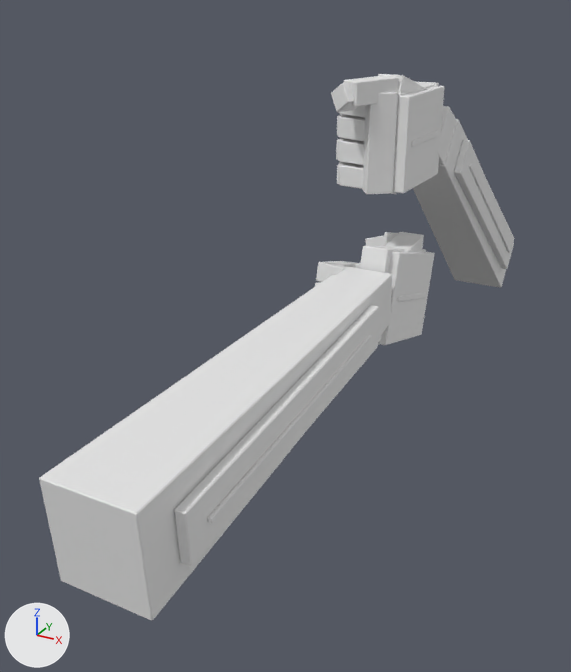
Before and after pictures for a commit that changed the glTF model assets/models/hands/hands.glb.
Camera for both pictures: a 50 mm lens placed at (0.307, -0.737, 0.218), pointed at (-0.04, -0.107, -0.097). The axes (+X, +Y, +Z) are drawn at lower left. The lights are the same throughout. The older version comes first. Vertices at exactly the same position are counted once.

The older version as bpy lines, for what is in view:
```python
me_hand_katana = bpy.data.meshes.new('hand_katana')
me_hand_katana.from_pydata(...)  # 832 vertices, 1524 faces; spans x -0.034..0.071, y -0.068..0.404, z -0.178..0.146
# faces by material slot: [836, 616, 72]
me_hand_katana.materials.append(mat_armor)  # white #e7e7e7
me_hand_katana.materials.append(mat_joint)  # white #e7e7e7
me_hand_katana.materials.append(mat_glow)  # white #e7e7e7
me_hand_shotgun = bpy.data.meshes.new('hand_shotgun')
me_hand_shotgun.from_pydata(...)  # 738 vertices, 1352 faces; spans x -0.045..0.083, y -0.473..0.075, z -0.126..-0.003
# faces by material slot: [792, 484, 76]
me_hand_shotgun.materials.append(mat_armor)  # white #e7e7e7
me_hand_shotgun.materials.append(mat_joint)  # white #e7e7e7
me_hand_shotgun.materials.append(mat_glow)  # white #e7e7e7
ob_hand_katana = bpy.data.objects.new('hand_katana', me_hand_katana)
ob_hand_katana.location = (0.0, 0.0, 0.0)
ob_hand_shotgun = bpy.data.objects.new('hand_shotgun', me_hand_shotgun)
ob_hand_shotgun.location = (0.0, 0.0, 0.0)
```
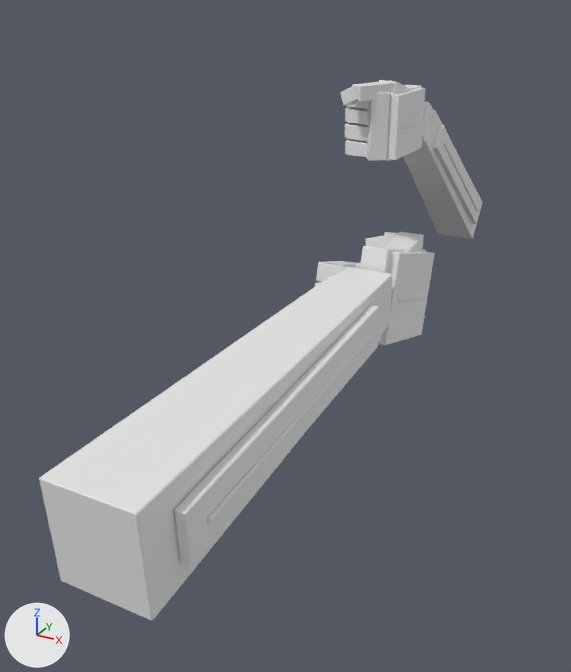
What differs and where, as boxes (x1, y1, x2, y2) in the pictures (571 x 672 px; the box of a moved part takes in the faces that stretch with it):
'hand_katana', reshaped (22% narrower, 26% shorter): before (331, 74, 514, 288); after (340, 80, 483, 239)
part 1 of me_hand_katana, moved or reshaped (mostly hidden): before (339, 105, 366, 117); after (347, 101, 369, 109)
part 2 of me_hand_katana, moved or reshaped: before (337, 114, 358, 136); after (345, 107, 354, 122)
part 3 of me_hand_katana, moved or reshaped: before (338, 139, 364, 165); after (346, 124, 368, 141)
part 4 of me_hand_katana, moved or reshaped: before (336, 138, 357, 160); after (345, 123, 357, 138)
part 5 of me_hand_katana, moved or reshaped: before (340, 163, 363, 189); after (347, 140, 367, 157)
part 6 of me_hand_katana, moved or reshaped: before (337, 161, 358, 184); after (345, 139, 359, 154)
part 7 of me_hand_katana, moved or reshaped: before (362, 92, 398, 194); after (366, 92, 390, 161)
part 8 of me_hand_katana, moved or reshaped: before (394, 86, 444, 193); after (389, 88, 425, 160)
part 9 of me_hand_katana, moved or reshaped: before (378, 74, 427, 93); after (379, 80, 413, 93)
part 10 of me_hand_katana, moved or reshaped: before (413, 119, 514, 288); after (403, 110, 483, 239)
part 11 of me_hand_katana, moved or reshaped: before (454, 140, 514, 269); after (433, 125, 482, 224)
part 12 of me_hand_katana, moved or reshaped: before (331, 76, 511, 253); after (340, 82, 479, 211)

The change, as a list of edits to the scene's bpy script:
```text
Change me_hand_katana:
    used by ob_hand_katana; location = (0.0, 0.0, 0.0)
    remove me_hand_katana.from_pydata(...)  # 832 vertices, 1524 faces; spans x -0.034..0.071, y -0.068..0.404, z -0.178..0.146
    add me_hand_katana.from_pydata(...)  # 832 vertices, 1524 faces; spans x -0.026..0.051, y -0.052..0.269, z -0.076..0.14
    me_hand_katana part 1: the loose piece of 24 vertices spanning x -0.023..0.022, y -0.04..-0.011, z 0.108..0.128 is scaled about its middle by (0.785, 0.688, 0.667), then moved by (0.0, 0.004, 0.003)
    me_hand_katana part 2: the loose piece of 24 vertices spanning x -0.029..-0.007, y -0.023..0.025, z 0.086..0.106 is scaled about its middle by (0.667, 0.848, 0.667), then moved by (0.003, 0.0, 0.011)
    me_hand_katana part 3: the loose piece of 24 vertices spanning x -0.023..0.022, y -0.04..-0.011, z 0.064..0.083 is scaled about its middle by (0.785, 0.688, 0.667), then moved by (0.0, 0.004, 0.018)
    me_hand_katana part 4: the loose piece of 24 vertices spanning x -0.03..-0.007, y -0.026..0.022, z 0.064..0.083 is scaled about its middle by (0.668, 0.847, 0.667), then moved by (0.003, 0.0, 0.018)
    me_hand_katana part 5: the loose piece of 24 vertices spanning x -0.018..0.021, y -0.04..-0.017, z 0.042..0.061 is scaled about its middle by (0.782, 0.666, 0.667), then moved by (0.0, 0.004, 0.026)
    me_hand_katana part 6: the loose piece of 24 vertices spanning x -0.034..-0.003, y -0.033..0.011, z 0.042..0.061 is scaled about its middle by (0.699, 0.838, 0.667), then moved by (0.003, 0.001, 0.026)
    me_hand_katana part 7: the loose piece of 24 vertices spanning x 0.007..0.036, y -0.05..-0.022, z 0.04..0.132 is scaled about its middle by 0.667, then moved by (-0.005, 0.007, 0.014)
    me_hand_katana part 8: the loose piece of 24 vertices spanning x 0.038..0.048, y -0.034..0.064, z 0.041..0.129 is scaled about its middle by (0.667, 0.724, 0.667), then moved by (-0.011, -0.008, 0.014)
    me_hand_katana part 9: the loose piece of 24 vertices spanning x 0.01..0.044, y -0.032..0.04, z 0.104..0.146 is scaled about its middle by (0.667, 0.728, 0.668), then moved by (-0.006, -0.003, 0.001)
    me_hand_katana part 10: the loose piece of 24 vertices spanning x -0.009..0.061, y 0.076..0.404, z -0.178..0.091 is scaled about its middle by 0.667, then moved by (-0.005, -0.08, 0.057)
    me_hand_katana part 11: the loose piece of 24 vertices spanning x 0.052..0.069, y 0.105..0.368, z -0.144..0.067 is scaled about its middle by 0.667, then moved by (-0.017, -0.079, 0.056)
    me_hand_katana part 12: 256 of 832 vertices moved; they spanned x -0.032..0.071, y -0.068..0.342, z -0.118..0.145 and now span x -0.025..0.051, y -0.052..0.228, z -0.036..0.139; mean shift (-0.003, -0.01, 0.015); largest move (0.071, 0.342, -0.116) -> (0.051, 0.228, -0.035)
    other edits to the shape of me_hand_katana do not show in these pictures
```
